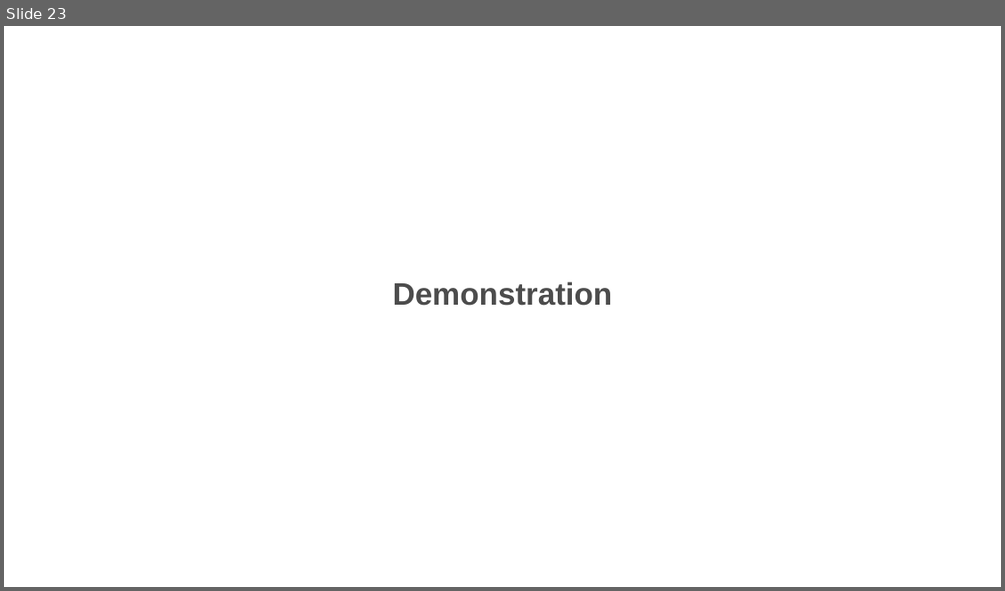
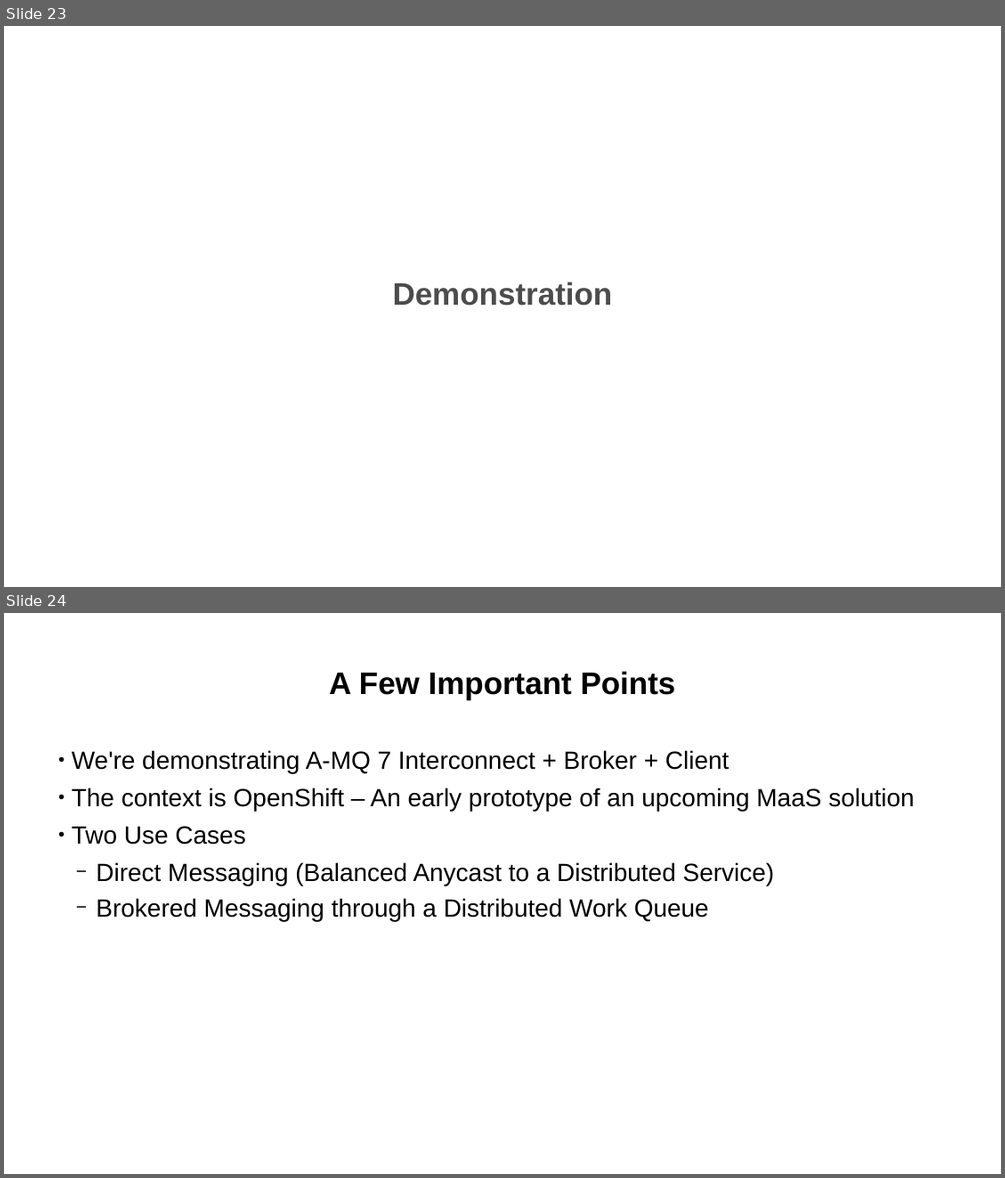
Before and after one commit to ted-ross/summit2016, a slide deck: slides/ElasticScale.odp. Shown one above the other, each under a label of ours: slide 23 before the commit, slides 23 and 24 after it. The pictures are 1005x591 and 1005x1178 pixels, drawn with LibreOffice and Linux fonts; fonts in the diff are those of the drawing; background and template pictures are left out. Boxes give left, top, right and bottom in pixels: in the first picture for what was removed or moved away, otherwise in the second. Text is boxed around its words. In the diff, an @@ line names an element or a change of style, - is before the commit and + after.

```diff
--- a/slides/ElasticScale.odp
+++ b/slides/ElasticScale.odp
@@ slide 24 added at (4, 613, 1001, 1174), background picture (left out) @@
@@ title added at (329, 671, 676, 700), 60 pt, text #000000, bold @@
+A Few Important Points
@@ text added at (72, 750, 914, 921), 48 pt, text #000000 @@
+● We're demonstrating A-MQ 7 Interconnect + Broker + Client
+● The context is OpenShift – An early prototype of an upcoming MaaS solution
+● Two Use Cases
+  − Direct Messaging (Balanced Anycast to a Distributed Service)
+  − Brokered Messaging through a Distributed Work Queue
```
Also in this commit, not shown: 8 slides changed, 1 other slide added, 1 slide removed.
